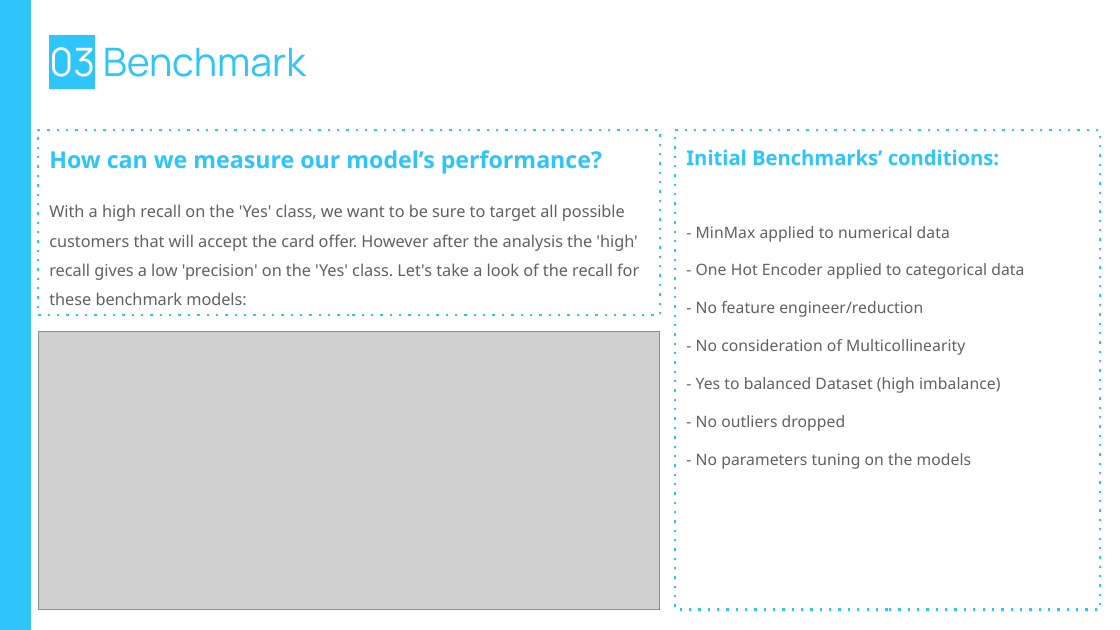
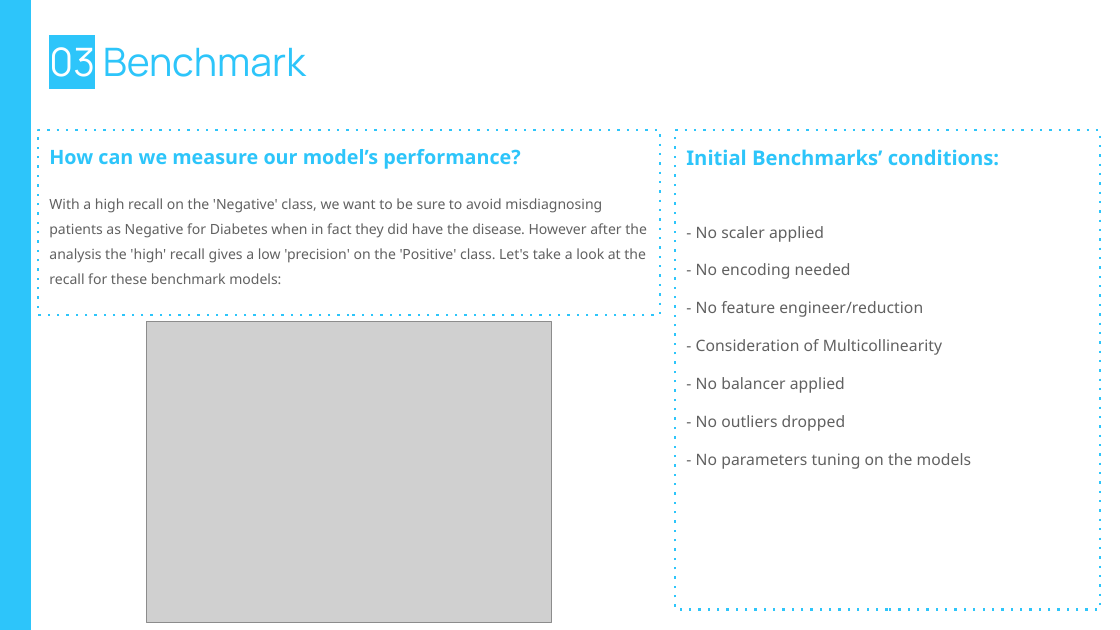
Before and after one commit to dplazau/ironhack-bootcamp, a slide deck: slide 11 of projects/ironhack-final-project/src/presentation/final-project-slides.pptx. Drawn at 1120x630 pixels with LibreOffice and Linux fonts; fonts in the diff are those of the drawing; grey boxes stand for pictures; background and template pictures are left out. Boxes give left, top, right and bottom in pixels: in the first picture for what was removed or moved away, otherwise in the second. Text is boxed around its words. In the diff, an @@ line names an element or a change of style, - is before the commit and + after.

Commit message:
dev: checkpoint for working model 3

```diff
--- a/projects/ironhack-final-project/src/presentation/final-project-slides.pptx
+++ b/projects/ironhack-final-project/src/presentation/final-project-slides.pptx
@@ text at <box>49,149,521,169</box>: size 14.8 to 12.7 pt in "How can we measure our model’s performance?" @@
@@ text at <box>49,198,647,284</box>: text changed; size 10.5 to 9 pt @@
-With a high recall on the 'Yes' class, we want to be sure to target all possible customers that will accept the card offer. However after the analysis the 'high' recall gives a low 'precision' on the 'Yes' class. Let's take a look of the recall for these benchmark models:
+With a high recall on the 'Negative' class, we want to be sure to avoid misdiagnosing patients as Negative for Diabetes when in fact they did have the disease. However after the analysis the 'high' recall gives a low 'precision' on the 'Positive' class. Let's take a look at the recall for these benchmark models:
@@ text at <box>696,226,851,279</box>: text changed @@
-- MinMax applied to numerical data
-- One Hot Encoder applied to categorical data
+- No scaler applied
+- No encoding needed
@@ picture: place and size @@
-picture at <box>38,332,660,609</box>
+picture at <box>147,321,552,623</box>
@@ text at <box>696,339,942,393</box>: text changed @@
-- No consideration of Multicollinearity
-- Yes to balanced Dataset (high imbalance)
+- Consideration of Multicollinearity
+- No balancer applied
```
Also in this commit, not shown: 12 other slides changed, 3 slides added, 6 slides removed, 3 other files.
